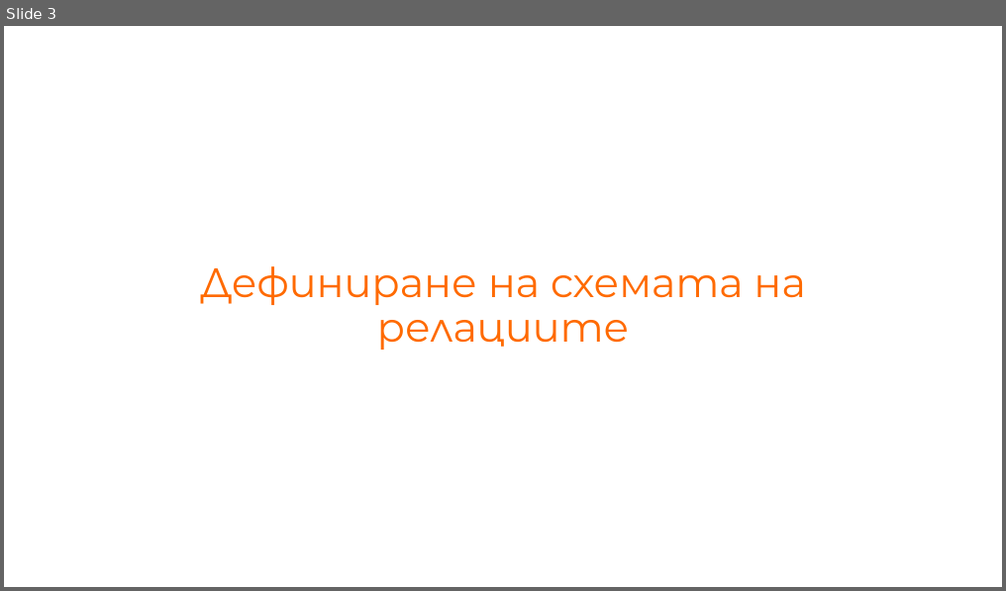
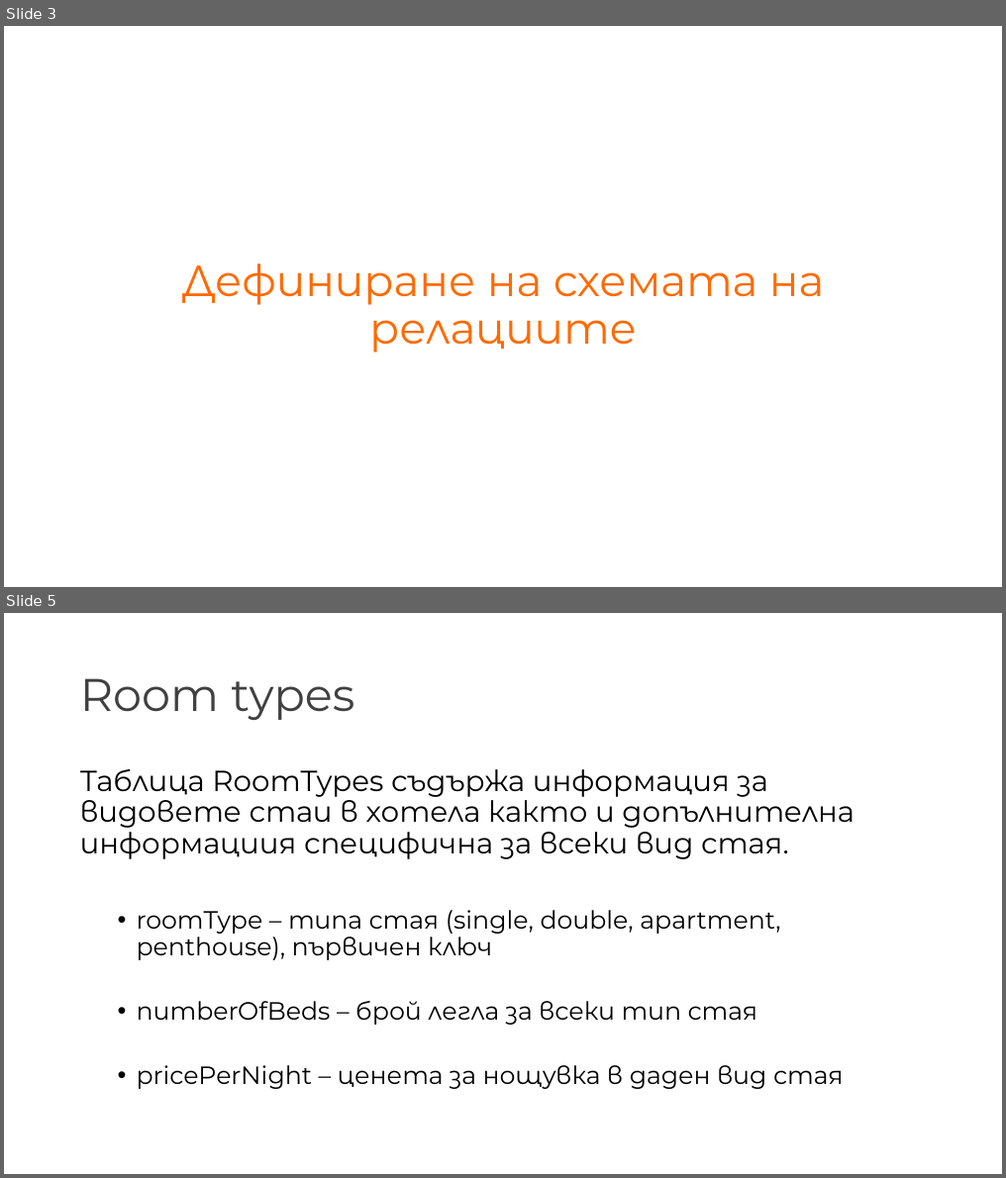
Before and after one commit to NikolaTotev/SQL-Course-Project, a slide deck: Project Presentation.pptx. Shown one above the other, each under a label of ours: slide 3 before the commit, slides 3 and 5 after it; the slides between them are not shown. The pictures are 1006x591 and 1006x1178 pixels, drawn with LibreOffice and Linux fonts; fonts in the diff are those of the drawing. Boxes give left, top, right and bottom in pixels: in the first picture for what was removed or moved away, otherwise in the second. Text is boxed around its words. In the diff, an @@ line names an element or a change of style, - is before the commit and + after.

```diff
--- a/Project Presentation.pptx
+++ b/Project Presentation.pptx
@@ slide 5 added at (4, 613, 1002, 1174), background #FFFFFF @@
@@ title added at (80, 678, 354, 720), 44 pt, text #404040 @@
+Room types
@@ text added at (80, 768, 854, 1089), 24 pt, text #000000 @@
+Таблица RoomTypes съдържа информация за видовете стаи в хотела както и допълнителна информациия специфична за всеки вид стая.
+  • roomType – типа стая (single, double, apartment, penthouse), първичен ключ
+  • numberOfBeds – брой легла за всеки тип стая
+  • pricePerNight – ценета за нощувка в даден вид стая
@@ slide 3 changed as well @@
@@ title "Дефиниране на схемата на релациите" at (182, 264, 824, 353): size 39.6 to 42 pt @@
```
Also in this commit, not shown: 4 other slides changed, 7 other slides added, 2 slides removed, 11 other files.
